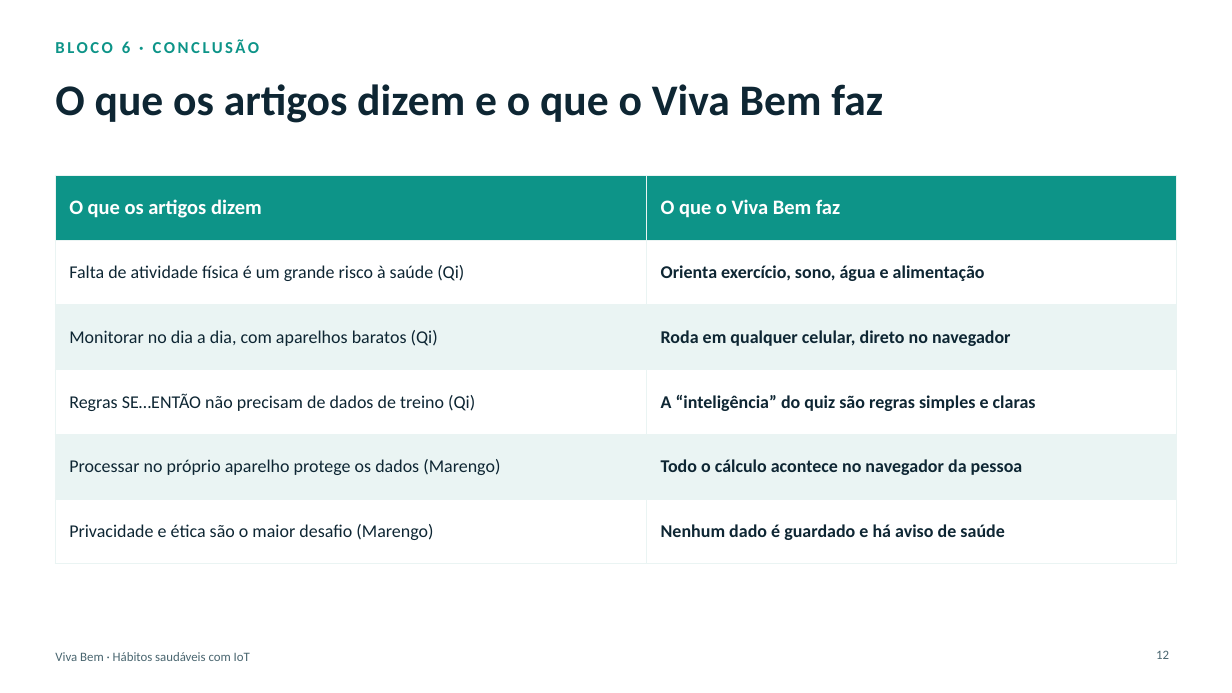
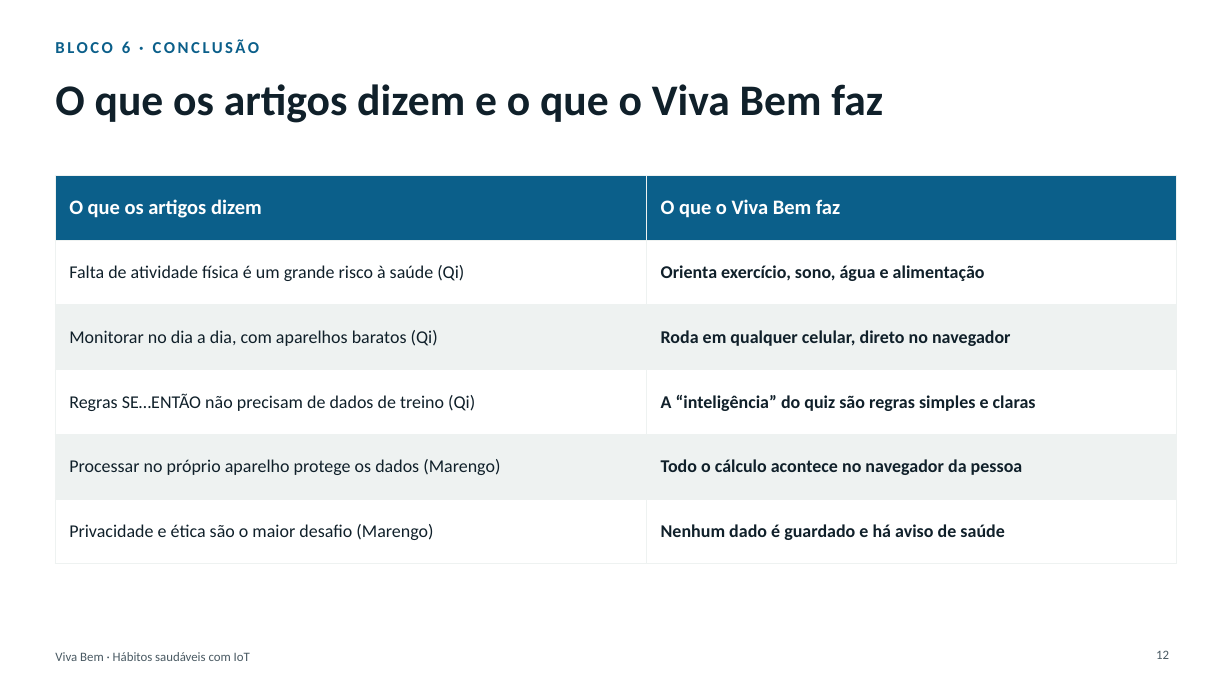
Before and after one commit to sergio-stanley/viva-bem, a slide deck: slide 12 of apresentacao/Viva-Bem-apresentacao.pptx. Drawn at 1232x693 pixels with LibreOffice and Linux fonts; fonts in the diff are those of the drawing. Boxes give left, top, right and bottom in pixels: in the first picture for what was removed or moved away, otherwise in the second. Text is boxed around its words. In the diff, an @@ line names an element or a change of style, - is before the commit and + after.

```diff
--- a/apresentacao/Viva-Bem-apresentacao.pptx
+++ b/apresentacao/Viva-Bem-apresentacao.pptx
@@ text "BLOCO 6 · CONCLUSÃO" at (x1=55, y1=40, x2=260, y2=53): text colour #0D9488 to #0B5F8A @@
@@ table at (x1=55, y1=176, x2=1177, y2=544) @@
@@ fill #0D9488 to #0B5F8A in row 1 @@
@@ fill #EAF4F3 to #EEF2F1 in 4 cells @@
@@ text colour #0E2633 to #10202A @@
@@ borders changed @@
```
Also in this commit, not shown: 13 other slides changed, 3 other files.
